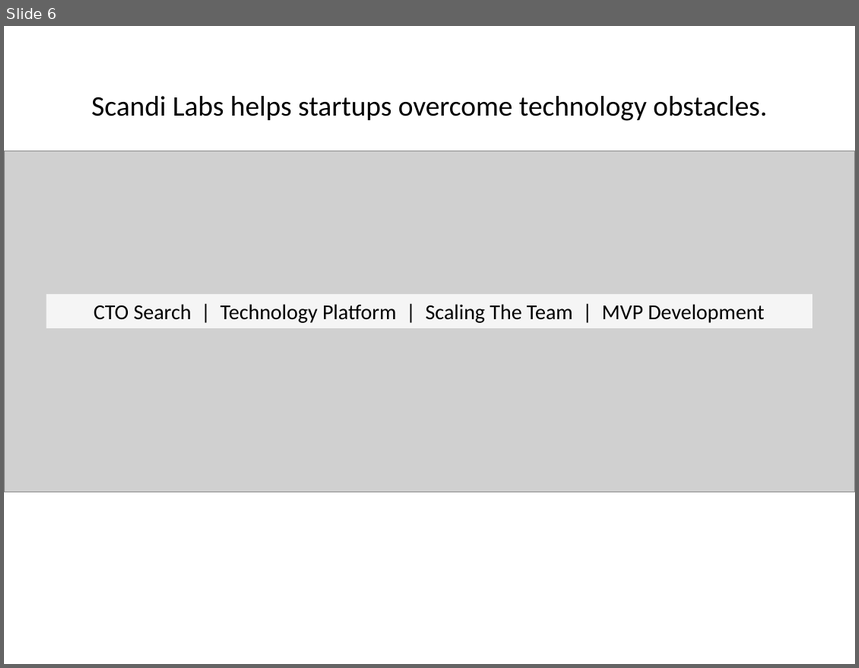
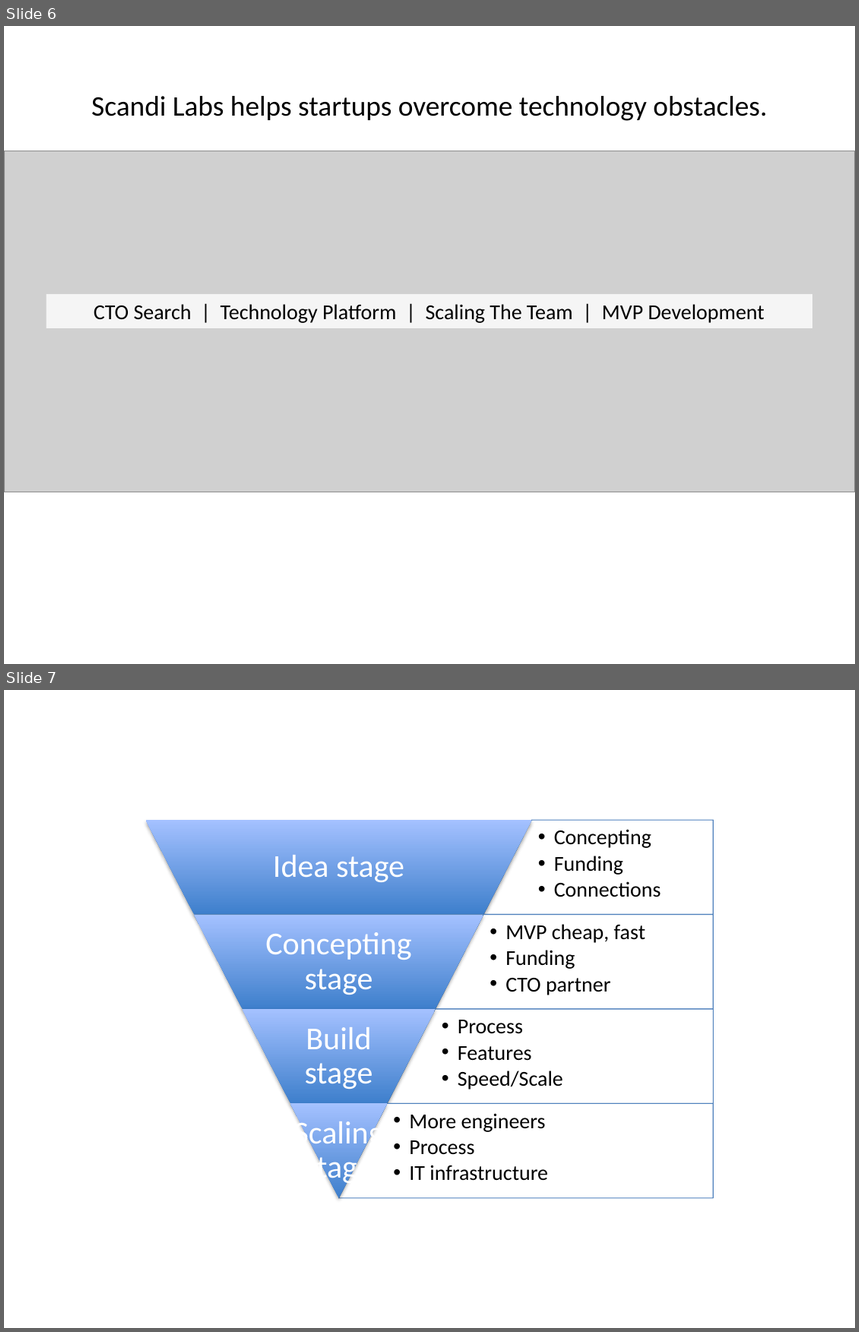
Before and after one commit to scandilabs/scandilabs.com, a slide deck: SL_website_components.pptx. Shown one above the other, each under a label of ours: slide 6 before the commit, slides 6 and 7 after it. The pictures are 859x668 and 859x1332 pixels, drawn with LibreOffice and Linux fonts; fonts in the diff are those of the drawing; grey boxes stand for pictures. Boxes give left, top, right and bottom in pixels: in the first picture for what was removed or moved away, otherwise in the second. Text is boxed around its words. In the diff, an @@ line names an element or a change of style, - is before the commit and + after.

Commit message:
added startup funnel

```diff
--- a/SL_website_components.pptx
+++ b/SL_website_components.pptx
@@ slide 7 added at (4, 690, 855, 1328), background #FFFFFF @@
@@ group added at (146, 820, 714, 1198): 8 texts, 4 non isosceles trapezoids, 4 trapezoids @@
+  •• Concepting
+  •• Funding
+  •• Connections
+Idea stage
+  •• MVP cheap, fast
+  •• Funding
+  •• CTO partner
+Concepting stage
+  •• Process
+  •• Features
+  •• Speed/Scale
+Build stage
+  •• More engineers
+  •• Process
+  •• IT infrastructure
+Scaling stage
```
